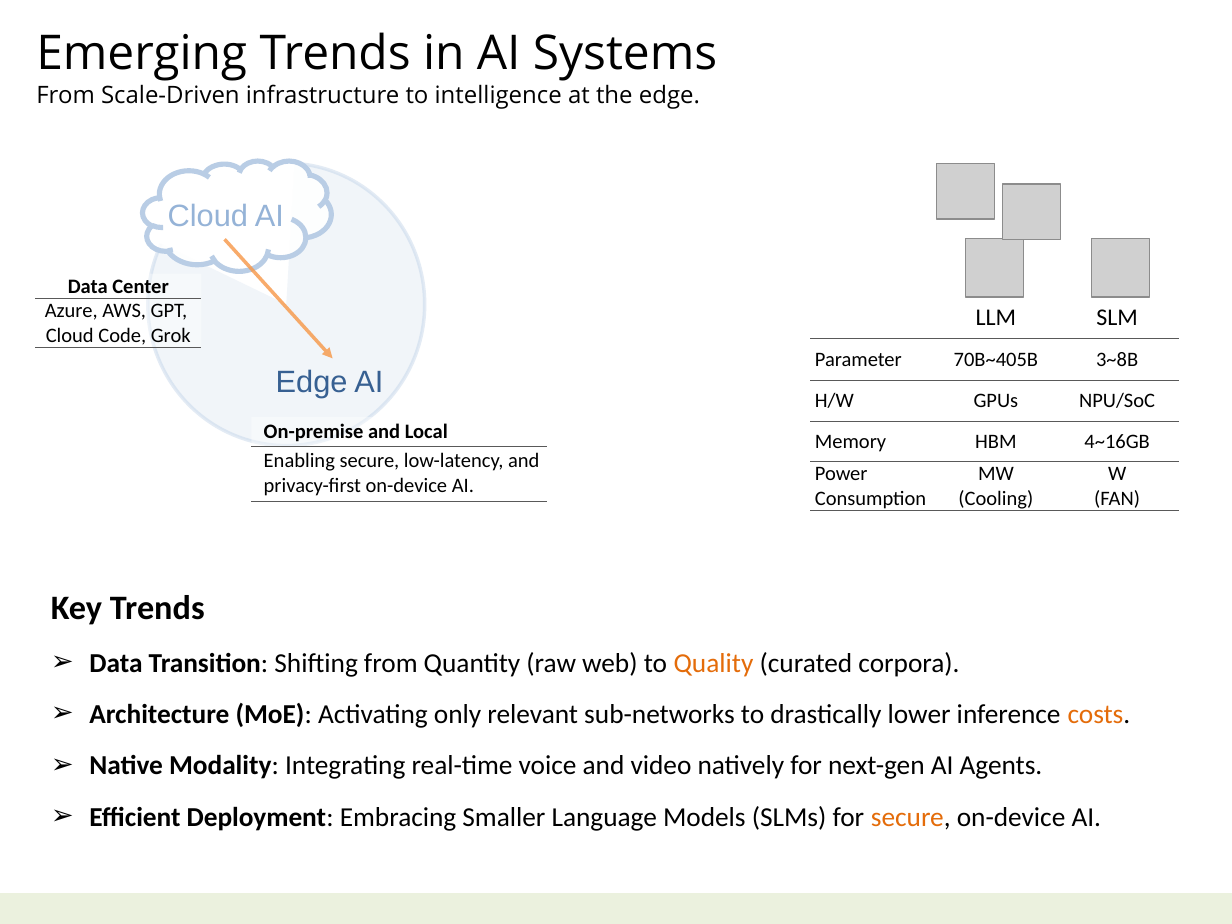
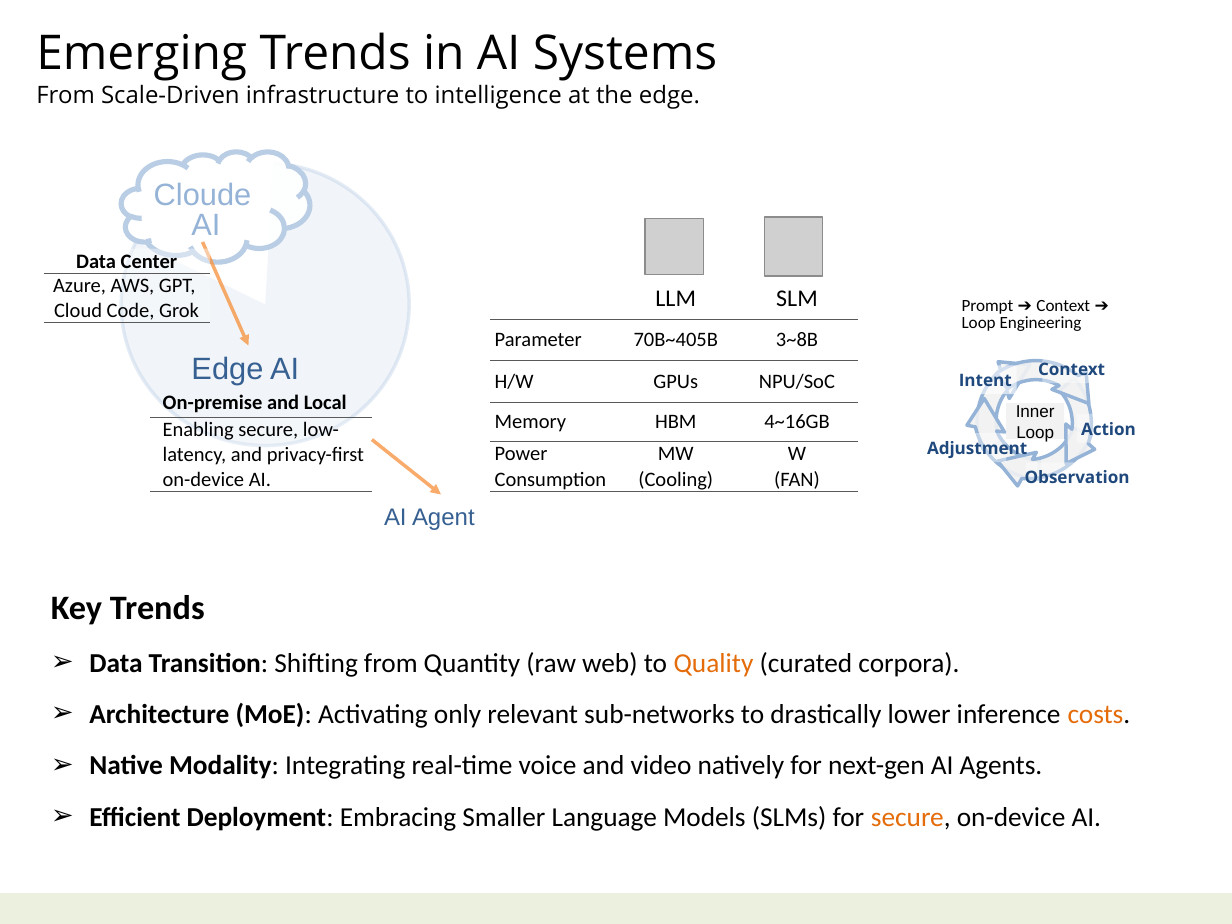
Before and after one commit to navibator/crazy-ai, a slide deck: slide 28 of ai.pptx. Drawn at 1232x924 pixels with LibreOffice and Linux fonts; fonts in the diff are those of the drawing; grey boxes stand for pictures. Boxes give left, top, right and bottom in pixels: in the first picture for what was removed or moved away, otherwise in the second. Text is boxed around its words. In the diff, an @@ line names an element or a change of style, - is before the commit and + after.

Commit message:
bio-it-agent

```diff
--- a/ai.pptx
+++ b/ai.pptx
@@ arc (boxed as its full ellipse): place and size @@
-arc (boxed as its full ellipse) at [148,163,425,445]
+arc (boxed as its full ellipse) at [121,163,409,445]
@@ cloud: place and size @@
-cloud at [143,160,331,271]
+cloud at [121,152,309,262]
@@ picture removed at [936,164,994,219] @@
@@ text at [154,183,252,235]: text changed @@
-Cloud AI
+Cloude
+AI
@@ picture removed at [1003,184,1061,239] @@
@@ picture added at [646,219,703,275] @@
@@ picture added at [765,217,823,276] @@
@@ picture removed at [965,239,1023,297] @@
@@ picture removed at [1092,238,1149,297] @@
@@ table at [43,249,209,327] @@
@@ fill #FFFFFF at 40% opacity to #FFFFFF at 20% opacity in row 2, column 1 @@
@@ table: place and size @@
-table at [36,274,202,352]
+table at [43,249,209,327]
@@ arrow moved from (224, 239) - (333, 359) to (202, 241) - (249, 346) @@
@@ table: place and size @@
-table at [809,297,1178,515]
+table at [490,277,859,494]
@@ text "Edge AI": place and size @@
-text "Edge AI" at [276,369,383,398]
+text "Edge AI" at [191,356,299,385]
@@ table at [150,388,372,496] @@
@@ fill #FFFFFF at 40% opacity to none in row 1, column 1 @@
@@ fill #FFFFFF at 60% opacity to #FFFFFF at 20% opacity in row 2, column 1 @@
@@ table: place and size @@
-table at [251,416,547,500]
+table at [150,388,372,496]
@@ group added at [913,298,1149,533]: 5 circular arrows, 4 rectangles, 3 texts @@
+Prompt ➔ Context ➔
+Loop Engineering
+Inner
+Loop
+Action
+Observation
+Adjustment
+Context
+Intent
@@ arrow added from (372, 440) to (441, 494), #F79646 2 pt @@
@@ text added at [384,508,475,530], 14 pt, text #376092 @@
+AI Agent
```
Also in this commit, not shown: 1 other slide changed, 1 slide added, 3 other files.
